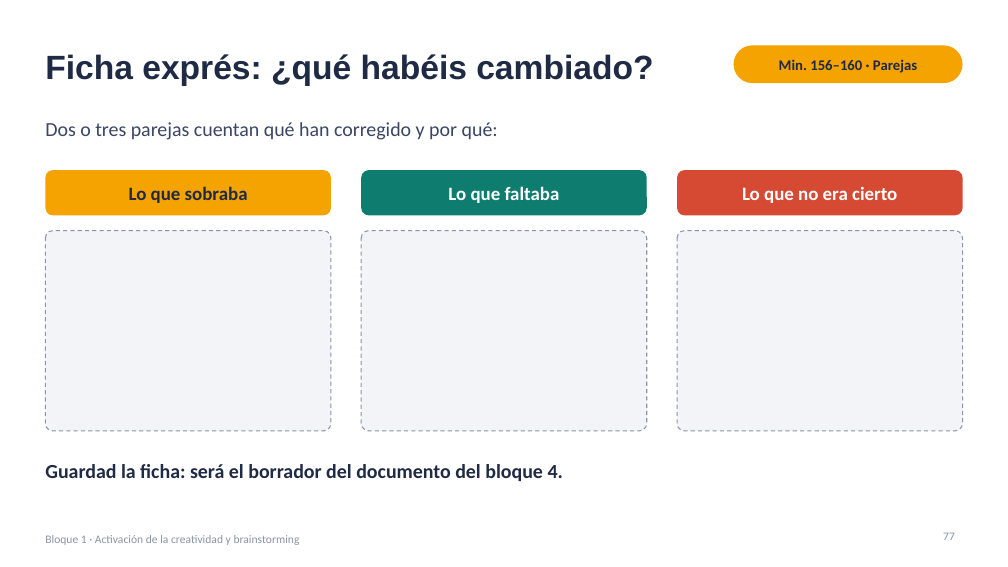
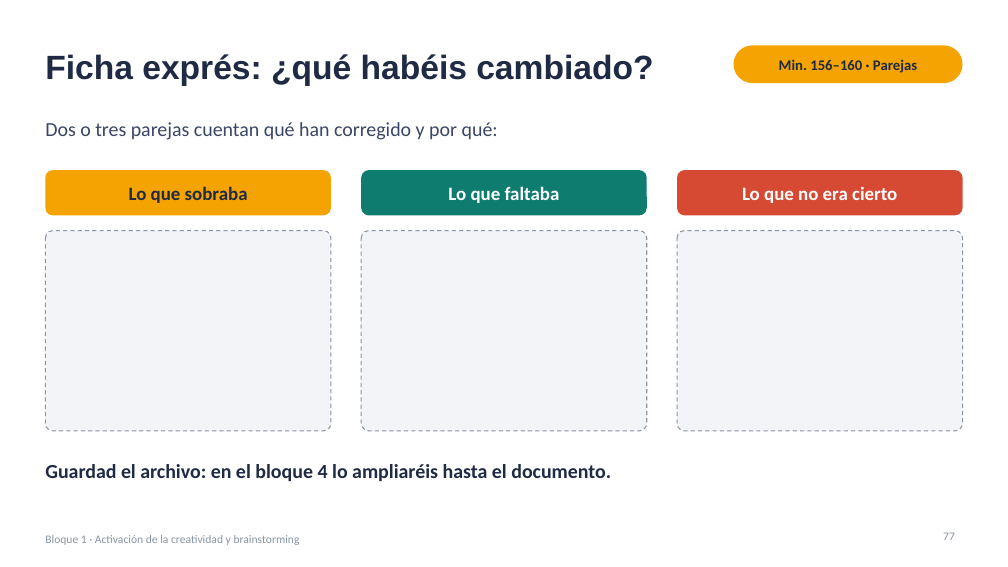
Before and after one commit to jjnieto/creatividad-ofimatica-ia, a slide deck: slide 77 of diapositivas/Curso.pptx. Drawn at 1008x567 pixels with LibreOffice and Linux fonts; fonts in the diff are those of the drawing. Boxes give left, top, right and bottom in pixels: in the first picture for what was removed or moved away, otherwise in the second. Text is boxed around its words. In the diff, an @@ line names an element or a change of style, - is before the commit and + after.

```diff
--- a/diapositivas/Curso.pptx
+++ b/diapositivas/Curso.pptx
@@ text at bbox=[45, 464, 611, 481]: text changed @@
-Guardad la ficha: será el borrador del documento del bloque 4.
+Guardad el archivo: en el bloque 4 lo ampliaréis hasta el documento.
```
Also in this commit, not shown: 2 other slides changed.
